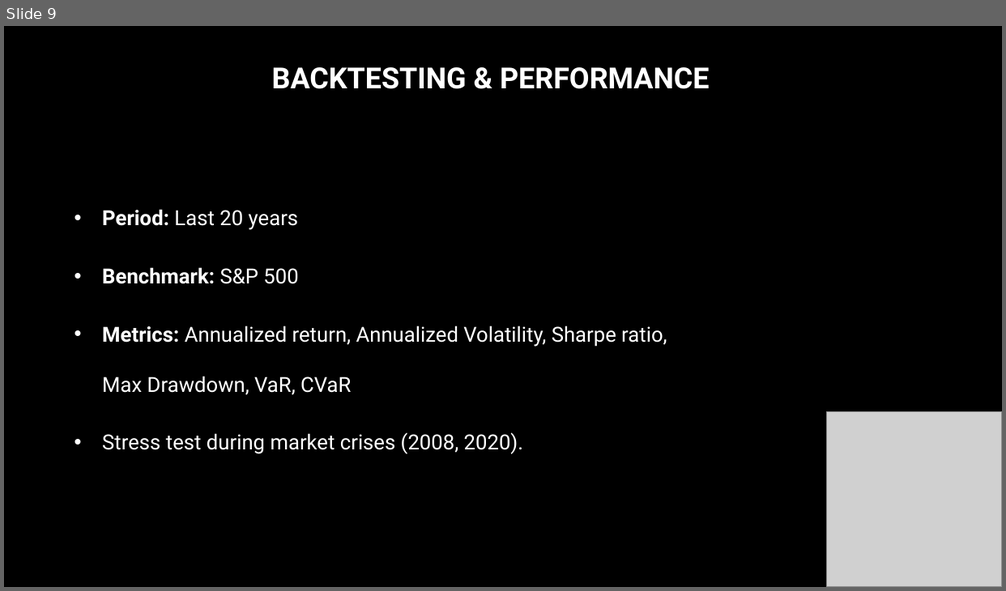
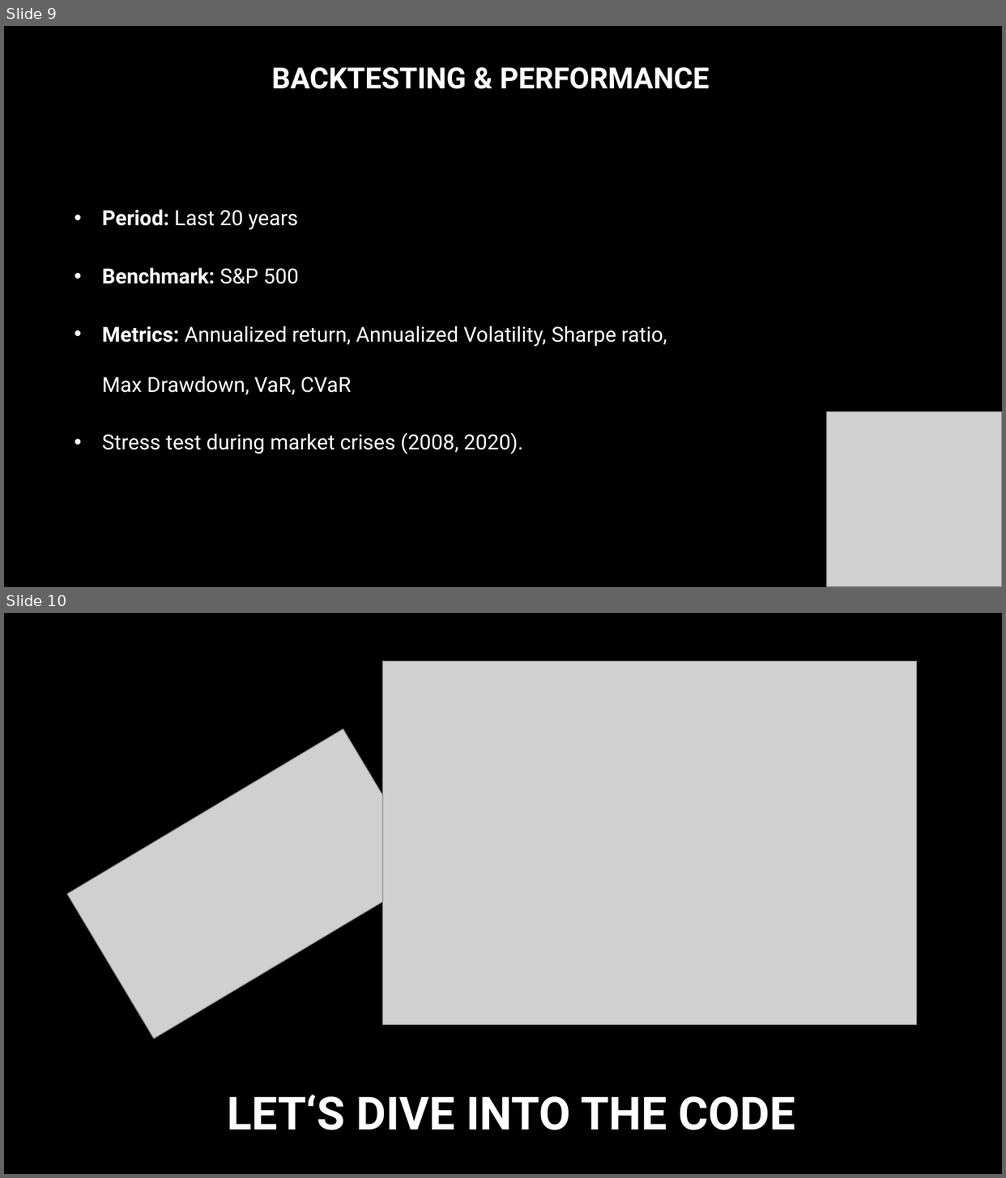
Before and after one commit to GeorgeMoschovis/Value-Quality-Momentum-Strategy, a slide deck: Presentation/VQM-STRATEGY.pptx. Shown one above the other, each under a label of ours: slide 9 before the commit, slides 9 and 10 after it. The pictures are 1006x591 and 1006x1178 pixels, drawn with LibreOffice and Linux fonts; fonts in the diff are those of the drawing; grey boxes stand for pictures. Boxes give left, top, right and bottom in pixels: in the first picture for what was removed or moved away, otherwise in the second. Text is boxed around its words. In the diff, an @@ line names an element or a change of style, - is before the commit and + after.

Commit message:
Final Changes to ppt and code before Presentation

```diff
--- a/Presentation/VQM-STRATEGY.pptx
+++ b/Presentation/VQM-STRATEGY.pptx
@@ slide 10 added at [4, 613, 1002, 1174], background #000000 @@
@@ picture added at [382, 661, 917, 1024] @@
@@ picture added at [67, 729, 430, 1038] @@
@@ text added at [227, 1095, 795, 1131], 44 pt, text #FFFFFF, bold @@
+LET‘S DIVE INTO THE CODE
```
Also in this commit, not shown: 2 other files.
